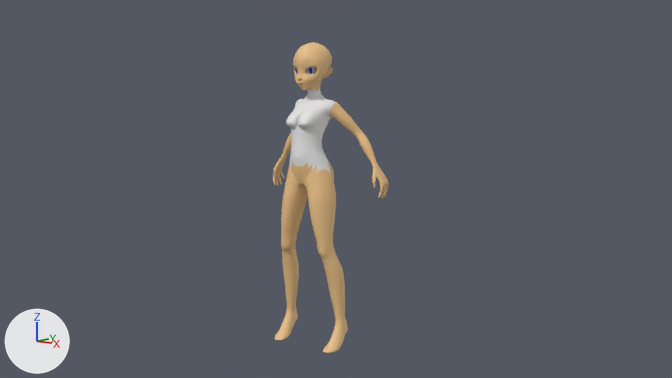
A saved change to the Blender file Anime.blend.
Both versions are drawn from the file's camera 'Camera'. Every picture has the same lights, and +X, +Y and +Z are marked at lower left.

Objects in the first picture: 'Body', 'Eyes'.
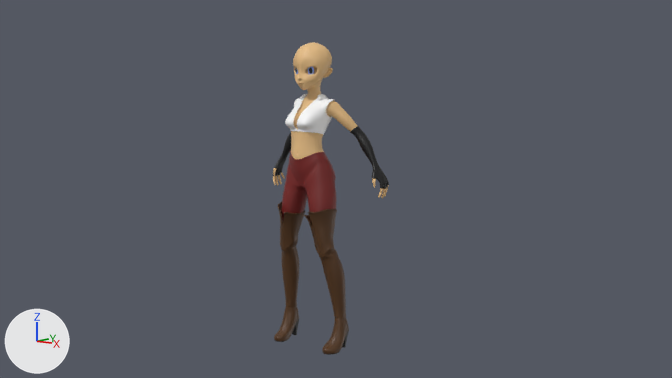
Commit message: The Shirt

Boxes (x1, y1, x2, y2) around the edits, measured in the pictures (672 x 378 px):
'Boots', shown
    after: (274, 202, 349, 355)
'Pants', shown
    after: (281, 151, 336, 227)
'Shirt', added
    after: (285, 94, 335, 135)
'Gloves', shown
    after: (273, 126, 389, 189)
part 1 of me_body, recoloured
    before: (286, 89, 337, 173)
    after: (291, 89, 337, 159)

The change, as a list of edits to the scene's bpy script:
```text
Change me_body:
    where me_body.from_pydata(...)  # 1189 vertices, 1138 faces; spans x 0.0..0.4, y -0.17..0.17, z 0.01..1.7
    used by ob_body; location = (0.0, 0.0, 0.0)
    me_body part 1: all 214 faces that had it switch from mat_material (white #e7e7e7) to mat_skin (beige #eac086)
Add me_body_004:
    me_body_004.from_pydata(...)  # 158 vertices, 129 faces; spans x 0.0..0.129, y -0.173..0.077, z 1.195..1.427
    me_body_004.polygons.foreach_set('use_smooth', [True] * 129)
    me_body_004.materials.append(mat_material)  # white #e7e7e7
Change ob_boots:
    remove ob_boots.hide_set(True)  # its collection is switched off
Change ob_gloves:
    remove ob_gloves.hide_set(True)  # its collection is switched off
Change ob_pants:
    remove ob_pants.hide_set(True)  # its collection is switched off
Add ob_shirt:
    ob_shirt = bpy.data.objects.new('Shirt', me_body_004)
    ob_shirt.location = (0.0, 0.0, 0.0)
    _m = ob_shirt.modifiers.new('Mirror', 'MIRROR')
    _m.use_clip = True
    _m = ob_shirt.modifiers.new('Subdivision', 'SUBSURF')
    _m.levels = 2
    _m = ob_shirt.modifiers.new('Solidify', 'SOLIDIFY')
    _m.thickness = 0.002
```
